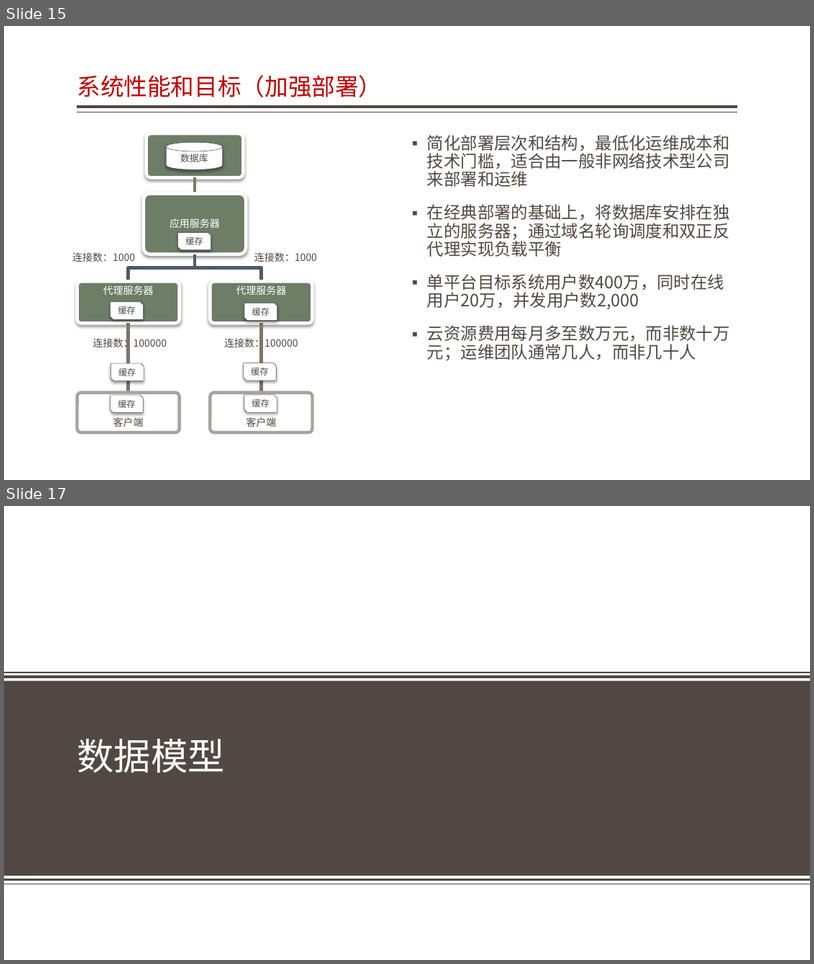
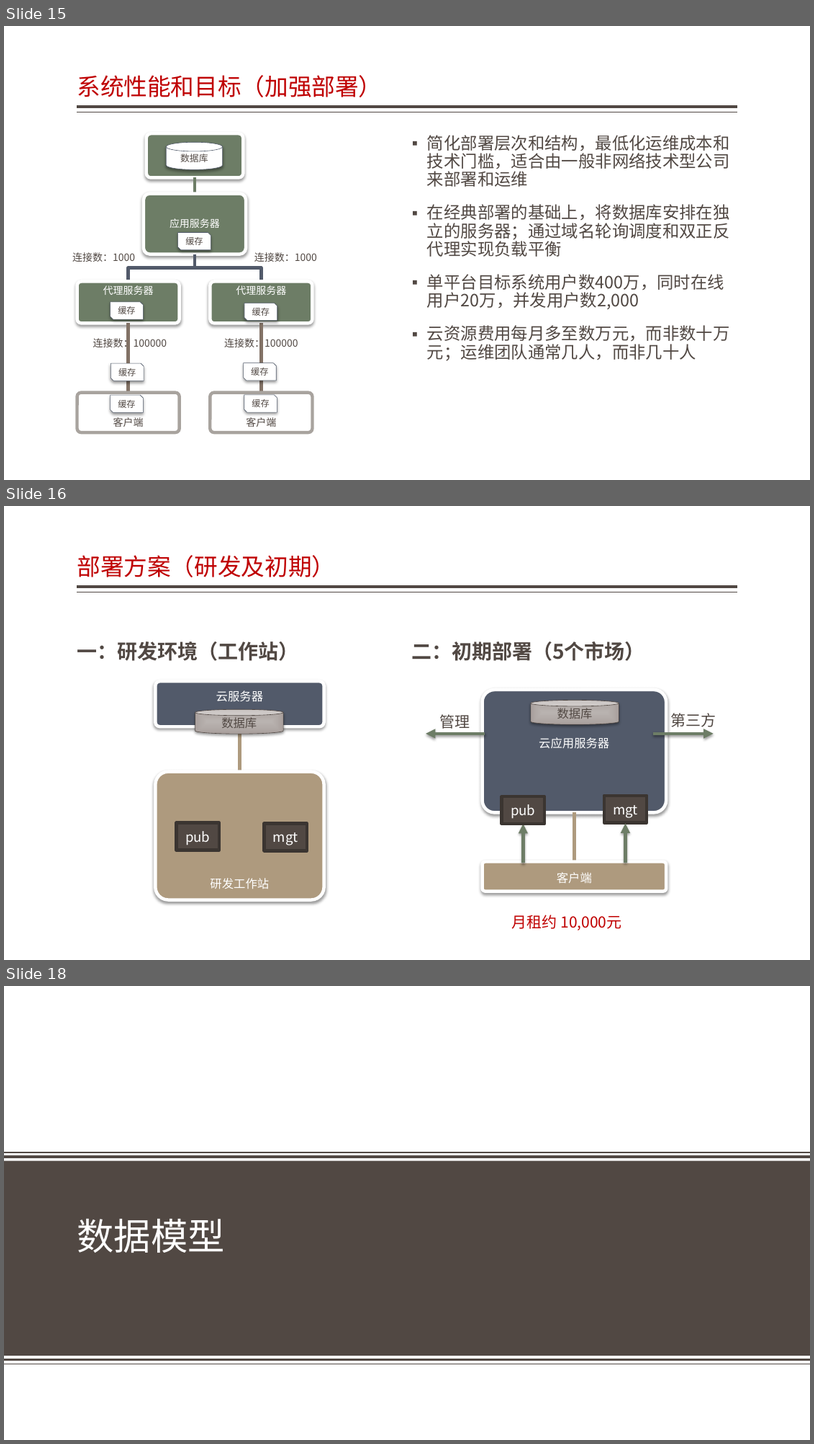
Before and after one commit to jzgi/chainsmart, a slide deck: Docs/品链应用参考设计.pptx. Shown one above the other, each under a label of ours: slides 15 and 17 before the commit, slides 15, 16 and 18 after it; the slides between them are not shown. The pictures are 814x964 and 814x1444 pixels, drawn with LibreOffice and Linux fonts; fonts in the diff are those of the drawing; background and template pictures are left out. Boxes give left, top, right and bottom in pixels: in the first picture for what was removed or moved away, otherwise in the second. Text is boxed around its words. In the diff, an @@ line names an element or a change of style, - is before the commit and + after.

```diff
--- a/Docs/品链应用参考设计.pptx
+++ b/Docs/品链应用参考设计.pptx
@@ slide 16 added at (4,506,810,960), background #FFFFFF; not listed: 2 template elements that a slide beside it also shows @@
@@ title added at (77,555,335,577), 28 pt, text #BF0102 @@
+部署方案（研发及初期）
@@ text added at (77,641,298,661), 24 pt, text #514843, bold @@
+一：研发环境（工作站）
@@ text added at (412,641,646,661), 24 pt, text #514843, bold @@
+二：初期部署（5个市场）
@@ cylinder added at (196,709,283,734), fill gradient #B9B4B1 to #A9A29E, outline #504641 0.5 pt, 14 pt, text #514843 @@
+数据库
@@ text added at (440,714,471,728), 18 pt, text #514843 @@
+管理
@@ cylinder added at (531,700,619,724), fill gradient #B9B4B1 to #A9A29E, outline #504641 0.5 pt, 14 pt, text #514843 @@
+数据库
@@ text added at (671,713,717,730), 18 pt, text #514843 @@
+第三方
@@ arrow added from (486, 734) to (426, 734), #6D7D66 3.82 pt @@
@@ arrow added from (653, 734) to (714, 734), #6D7D66 3.82 pt @@
@@ rectangle added at (502,796,545,824), fill #514843, outline #3C3532 3.78 pt, 16 pt, text #FFFFFF @@
+pub
@@ rectangle added at (604,795,648,822), fill #514843, outline #3C3532 3.78 pt, 16 pt, text #FFFFFF @@
+mgt
@@ rectangle added at (176,822,219,849), fill #514843, outline #3C3532 3.78 pt, 16 pt, text #FFFFFF @@
+pub
@@ rectangle added at (264,823,307,850), fill #514843, outline #3C3532 3.78 pt, 16 pt, text #FFFFFF @@
+mgt
@@ arrow added from (524, 863) to (524, 824), #6D7D66 3.82 pt @@
@@ arrow added from (626, 862) to (626, 823), #6D7D66 3.82 pt @@
@@ group added at (483,690,666,891): 2 rounded rectangles, 2 texts, 1 freeform shape @@
+云应用服务器
+客户端
@@ group added at (155,681,324,900): 2 rounded rectangles, 2 texts, 1 freeform shape @@
+云服务器
+研发工作站
@@ text added at (512,914,622,930), 18 pt, text #C00000 @@
+月租约 10,000元
@@ what was slide 17 is now slide 18 @@
```
Also in this commit, not shown: 1 other slide added, 1 slide removed, 52 other files.
